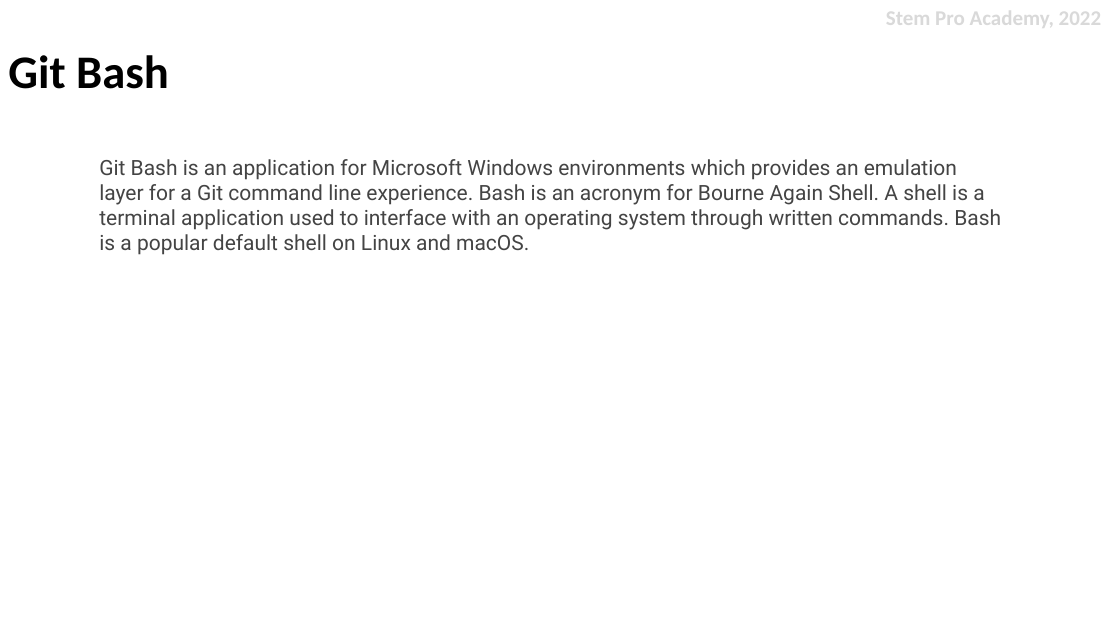
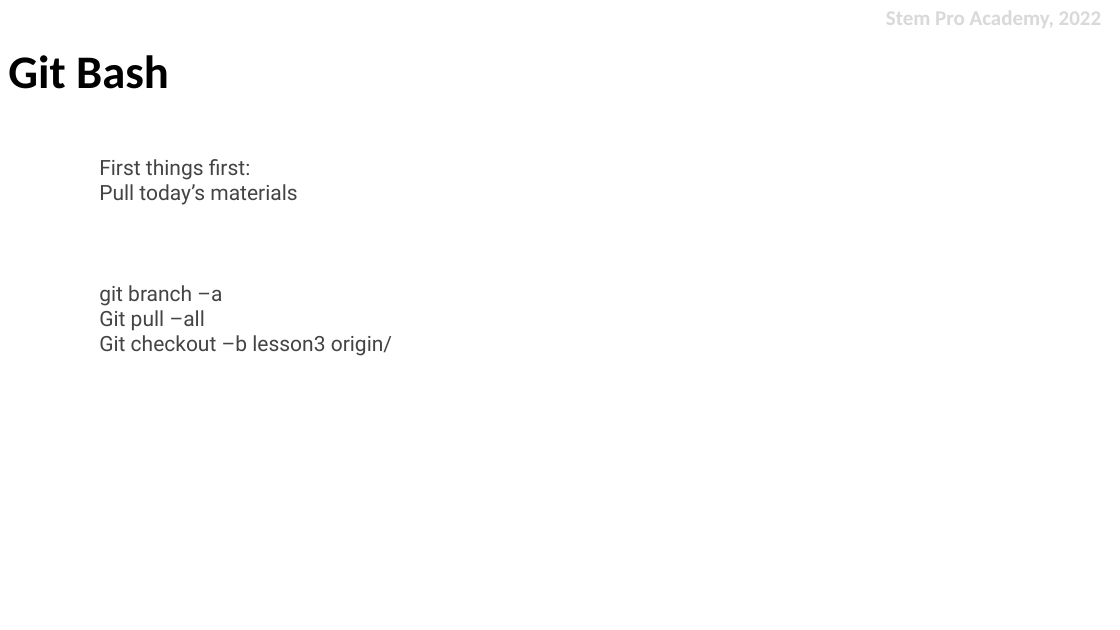
Before and after one commit to stemproaca/basemip, a slide deck: slide 2 of Lessons/Lesson03/CrossLesson_gitbash_basemip.pptx. Drawn at 1120x630 pixels with LibreOffice and Linux fonts; fonts in the diff are those of the drawing. Boxes give left, top, right and bottom in pixels: in the first picture for what was removed or moved away, otherwise in the second. Text is boxed around its words. In the diff, an @@ line names an element or a change of style, - is before the commit and + after.

Commit message:
Lesson 04

```diff
--- a/Lessons/Lesson03/CrossLesson_gitbash_basemip.pptx
+++ b/Lessons/Lesson03/CrossLesson_gitbash_basemip.pptx
@@ text at (x1=99, y1=159, x2=392, y2=356): text changed @@
-Git Bash is an application for Microsoft Windows environments which provides an emulation layer for a Git command line experience. Bash is an acronym for Bourne Again Shell. A shell is a terminal application used to interface with an operating system through written commands. Bash is a popular default shell on Linux and macOS.
+First things first:
+Pull today’s materials
+git branch –a
+Git pull –all
+Git checkout –b lesson3 origin/
```
Also in this commit, not shown: 2 other slides changed, 4 other files.
